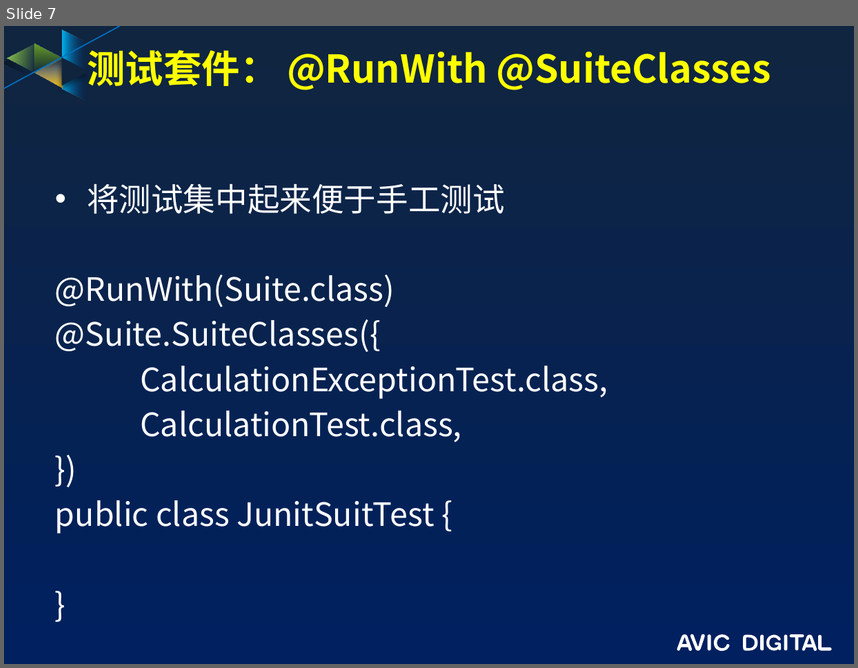
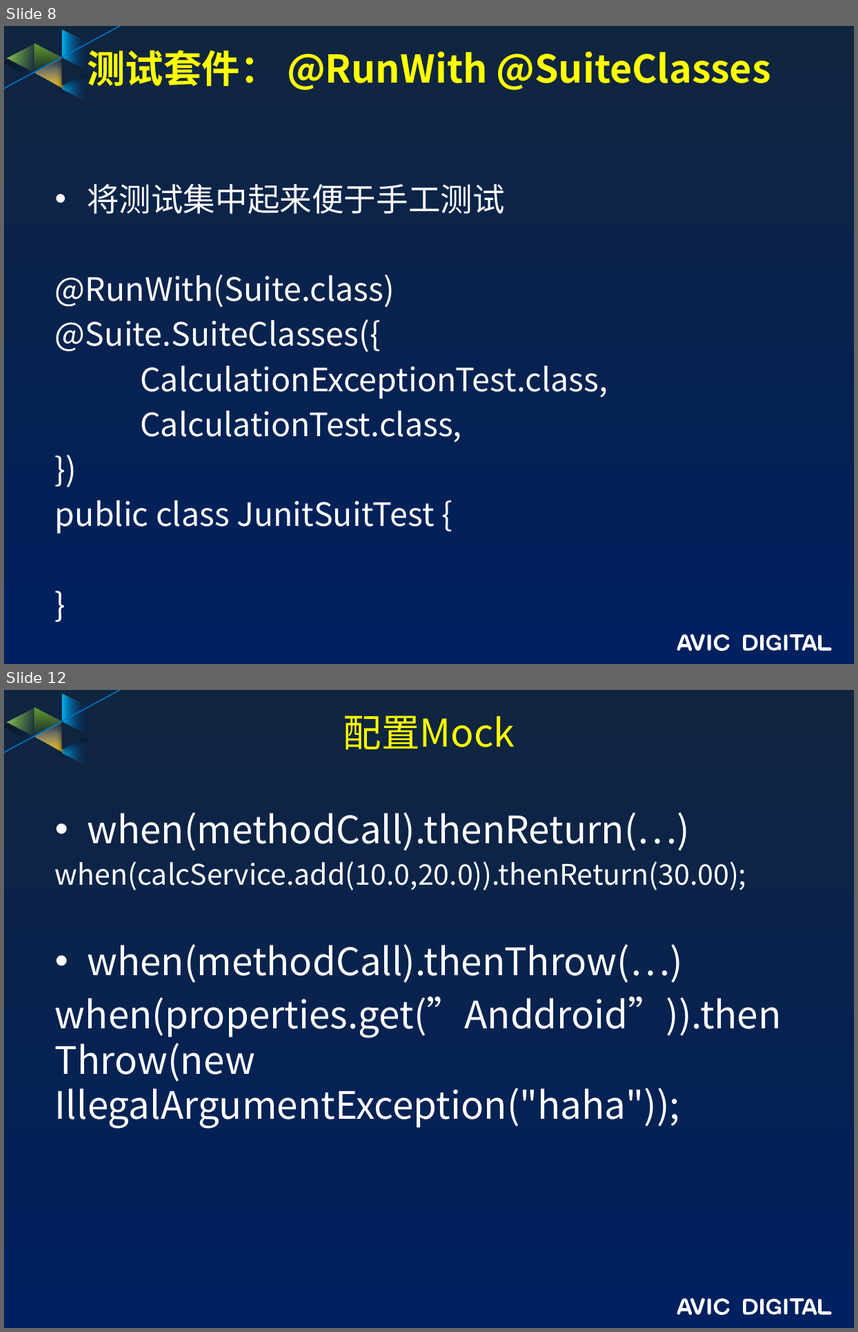
Before and after one commit to guofengzh/java-way, a slide deck: maven/docs/JUnit培训.pptx. Shown one above the other, each under a label of ours: slide 7 before the commit, slides 8 and 12 after it; the slides between them are not shown. The pictures are 858x668 and 858x1332 pixels, drawn with LibreOffice and Linux fonts; fonts in the diff are those of the drawing; background and template pictures are left out. Boxes give left, top, right and bottom in pixels: in the first picture for what was removed or moved away, otherwise in the second. Text is boxed around its words. In the diff, an @@ line names an element or a change of style, - is before the commit and + after.

```diff
--- a/maven/docs/JUnit培训.pptx
+++ b/maven/docs/JUnit培训.pptx
@@ slide 12 added at [4, 690, 854, 1328], background gradient #10253F to #002060; not listed: 17 template elements that a slide beside it also shows @@
@@ title added at [343, 716, 515, 750], 32.4 pt, text #FFFF00 @@
+配置Mock
@@ text added at [55, 812, 782, 1128], 32 pt, text #FFFFFF @@
+• when(methodCall).thenReturn(…)
+when(calcService.add(10.0,20.0)).thenReturn(30.00);
+• when(methodCall).thenThrow(…)
+when(properties.get(”Anddroid”)).thenThrow(new IllegalArgumentException("haha"));
@@ what was slide 7 is now slide 8 @@
```
Also in this commit, not shown: 3 slides changed, 9 other slides added, 8 other files.
